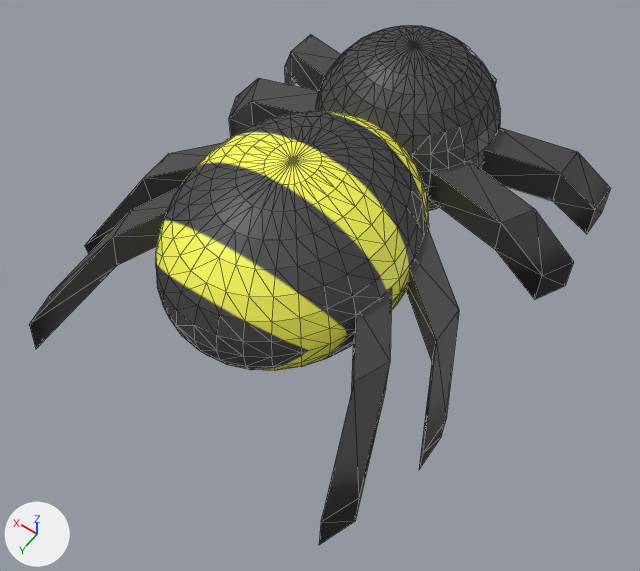
A saved change to the Blender file project/resources/player/player.blend.
Camera for both pictures: a 50 mm lens placed at (-1.75, 2.24, 3.24), pointed at (-0.14, 0.0, -0.29). Every picture has the same lights, and +X, +Y and +Z are marked at lower left. The picture after the commit comes second. Mesh edges are drawn as thin lines.

Objects in the first picture: '前足', '後ろ足', '胴体'.
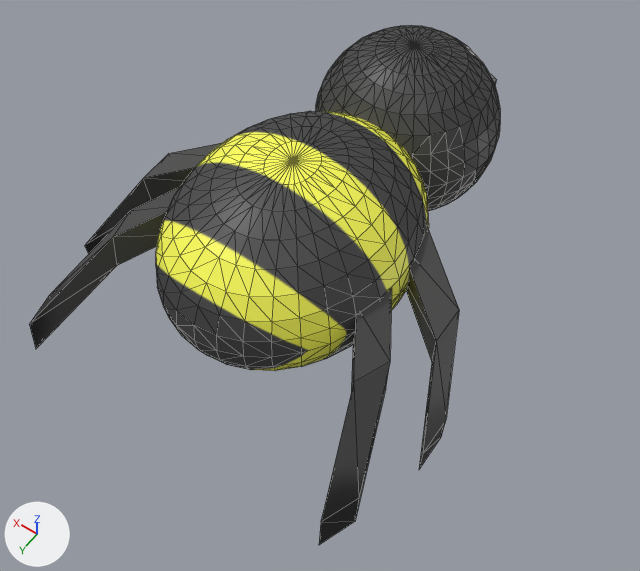
Where the change shows, as pixel boxes (x1, y1, x2, y2) in the pictures (640 x 571 px):
'前足', hidden: before (229, 35, 611, 299)

The change, as a list of edits to the scene's bpy script:
```text
Change ob_前足:
    add ob_前足.hide_set(True)
```
